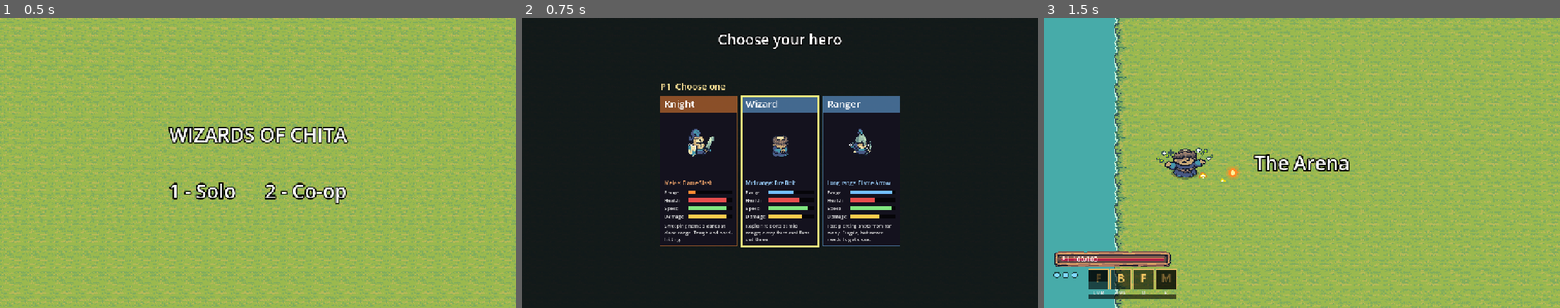
Above: before the commit, frames 1-3 (left to right).
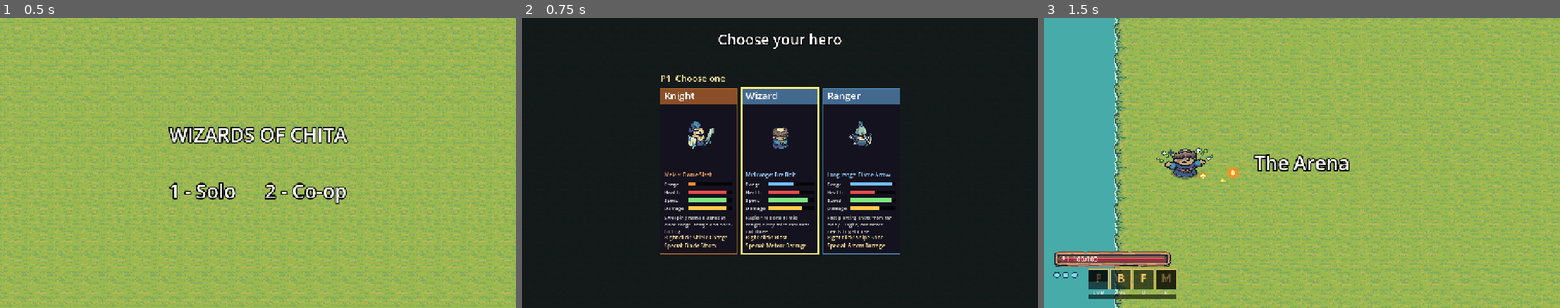
Above: after the commit, the same moments.

Repository: tintin117/Chita2D
Game: Godot game, scene res://scenes/main.tscn
Same seed, same stepped clock (60 frames per second), same inputs: the game is played once before the commit and once after it.
Inputs (mouse positions are in pixels of both pictures, inside the frame that each line leads up to):
- Up to frame 1 (0.5 s): no input
- Up to frame 2 (0.75 s): tap Enter (ui_accept) at 0.5 s; move the mouse to (893, 148) at 0.52 s; tap 1 at 0.6 s; click (893, 148) at 0.67 s
- Up to frame 3 (1.5 s): tap Enter (ui_accept) at 0.77, 1.07, 1.25 s; drag from (1198, 177) to (1276, 221) at 1.27 s

Frame 1 is identical in both runs. In frame 2, 7.5% of the frame differs, in the area x 26-74%, y 19-82%; in frame 3, nothing differs.

Commit message:
Add Knight and Ranger right-click and special skills
- Knight: Shield Charge (rush forward, shove enemies, brief
  invulnerability) and Blade Storm (spinning blades around you for
  1.5s while you keep moving).
- Ranger: Snipe Shot (heavy arrow piercing everything in a long line)
  and Arrow Barrage (1.6s of rapid arrows that follow your aim).
- Wizard keeps Blast and Meteor Barrage; Fire Wave (Q) stays shared.
- Hero gains rmb_skill / special_skill and make_kit(); hero-select
  cards list each hero's skills.
- Enemy.take_damage and Projectile get a silent mode for rapid-hit
  skills so constant hit-stop does not slow the game.

Co-Authored-By: Claude Sonnet 5.5 <noreply@anthropic.com>

Diff:
--- a/scenes/enemy/enemy.gd
+++ b/scenes/enemy/enemy.gd
@@ -211,18 +211,20 @@
 		draw_rect(Rect2(-20, bar_y, 40, 5), Color.BLACK)
 		draw_rect(Rect2(-19, bar_y + 1, 38.0 * hp / max_hp, 3), Color(0.9, 0.2, 0.2))
 
-func take_damage(amount: int, from_pos: Vector2) -> void:
+## silent = rapid multi-hit sources (Blade Storm, Arrow Barrage): no flinch knockback, shake or hit-stop,
+## otherwise the constant hit-stop slows the whole game to a crawl.
+func take_damage(amount: int, from_pos: Vector2, silent := false) -> void:
 	if hp <= 0:
 		return
 	hp -= amount
-	if _state != "charge" and kind != "boss":
+	if not silent and _state != "charge" and kind != "boss":
 		knock = (global_position - from_pos).normalized() * 260.0
 	_spawn_number(amount)
 	if _state != "windup":
 		_sprite.modulate = Color(2, 2, 2)
 		create_tween().tween_property(_sprite, "modulate", Color.WHITE, 0.12)
 	var cam := get_tree().get_first_node_in_group("camera") as GameCamera
-	if cam:
+	if cam and not silent:
 		cam.shake(0.15)
 		cam.hit_stop(0.04)
 	queue_redraw()
--- a/scenes/player/player.gd
+++ b/scenes/player/player.gd
@@ -56,7 +56,7 @@
 	speed = hero.speed
 	hp = max_hp
 	if spells.is_empty():
-		spells = [hero.make_basic(), Blast.new(), FireWave.new(), MeteorBarrage.new()]
+		spells = hero.make_kit()
 	var shape := CollisionShape2D.new()
 	var circle := CircleShape2D.new()
 	circle.radius = 14.0
--- a/scenes/ui/hero_select.gd
+++ b/scenes/ui/hero_select.gd
@@ -3,7 +3,7 @@
 
 signal finished(heroes: Array)
 
-const CARD := Vector2(190, 372)
+const CARD := Vector2(190, 412)
 const GAP := 12.0
 const INPUT_DELAY := 0.4
 const COLORS := ["Blue", "Yellow"]
@@ -91,6 +91,9 @@
 			_stat(r.position + Vector2(10, 272), "Speed", h.speed / 300.0, Color(0.5, 0.9, 0.5))
 			_stat(r.position + Vector2(10, 292), "Damage", h.basic_damage / 14.0, Color(1.0, 0.8, 0.3))
 			draw_multiline_string(font, r.position + Vector2(10, 326), h.description, HORIZONTAL_ALIGNMENT_LEFT, r.size.x - 20, 12, 3, Color(0.85, 0.85, 0.85))
+			var kit := h.make_kit()
+			draw_string(font, r.position + Vector2(10, 376), "Right click: " + kit[1].display_name, HORIZONTAL_ALIGNMENT_LEFT, r.size.x - 20, 13, Color(1, 0.9, 0.6))
+			draw_string(font, r.position + Vector2(10, 396), "Special: " + kit[3].display_name, HORIZONTAL_ALIGNMENT_LEFT, r.size.x - 20, 13, Color(1, 0.9, 0.6))
 			draw_rect(r, Color(1, 0.95, 0.5) if sel else Color(accent, 0.6), false, 5.0 if sel else 2.0)
 
 	func _stat(pos: Vector2, label: String, frac: float, col: Color) -> void:
--- a/scripts/hero.gd
+++ b/scripts/hero.gd
@@ -21,6 +21,8 @@
 @export var bolt_pierce := 0
 @export var finisher_spread := 1           ## extra bolt pairs on the 3rd cast (1 = 3 bolts)
 @export var finisher_mult := 1.0           ## damage multiplier on the 3rd cast
+@export var rmb_skill := "blast"           ## right click: blast | shield_charge | snipe_shot
+@export var special_skill := "meteor_barrage"   ## signature: meteor_barrage | blade_storm | arrow_barrage
 
 static var _all: Array[Hero] = []
 
@@ -29,13 +31,15 @@
 		_all = [
 			_make({"id": "knight", "display_name": "Knight", "unit": "Warrior", "attack_type": "melee", "attack_range": 115.0,
 				"description": "Sweeping flame slashes at close range. Tough and hard-hitting.", "basic_name": "Flame Slash",
-				"basic_damage": 12, "max_hp": 130, "speed": 255.0, "finisher_mult": 1.8}),
+				"basic_damage": 12, "max_hp": 130, "speed": 255.0, "finisher_mult": 1.8,
+				"rmb_skill": "shield_charge", "special_skill": "blade_storm"}),
 			_make({"id": "wizard", "display_name": "Wizard", "unit": "Monk", "attack_type": "ranged", "attack_range": 380.0,
 				"description": "Rapid fire bolts at mid range; every third cast fans out three.", "basic_name": "Fire Bolt",
 				"basic_damage": 10, "max_hp": 100, "speed": 260.0, "bolt_speed": 640.0, "finisher_spread": 1}),
 			_make({"id": "ranger", "display_name": "Ranger", "unit": "Archer", "attack_type": "ranged", "attack_range": 650.0,
 				"description": "Fast piercing shots from far away. Fragile, but never needs to get close.", "basic_name": "Flame Arrow",
-				"basic_damage": 9, "max_hp": 80, "speed": 275.0, "bolt_speed": 900.0, "bolt_pierce": 1, "finisher_spread": 0, "finisher_mult": 2.2}),
+				"basic_damage": 9, "max_hp": 80, "speed": 275.0, "bolt_speed": 900.0, "bolt_pierce": 1, "finisher_spread": 0, "finisher_mult": 2.2,
+				"rmb_skill": "snipe_shot", "special_skill": "arrow_barrage"}),
 		]
 	return _all
 
@@ -71,6 +75,19 @@
 		s.finisher_spread = finisher_spread
 	return s
 
+static func make_skill(skill_id: String) -> Spell:
+	match skill_id:
+		"shield_charge": return ShieldCharge.new()
+		"blade_storm": return BladeStorm.new()
+		"snipe_shot": return SnipeShot.new()
+		"arrow_barrage": return ArrowBarrage.new()
+		"meteor_barrage": return MeteorBarrage.new()
+	return Blast.new()
+
+## Slot order: basic (LMB), right click, Q, special (R). Fire Wave (Q) is shared for now.
+func make_kit() -> Array[Spell]:
+	return [make_basic(), make_skill(rmb_skill), FireWave.new(), make_skill(special_skill)]
+
 func frames(color: String) -> SpriteFrames:
 	var d := UNIT_PATH % [color, unit]
 	match unit:
--- a/scripts/projectile.gd
+++ b/scripts/projectile.gd
@@ -11,6 +11,7 @@
 var radius := 10.0
 var from_player := true
 var source: Node
+var silent := false          ## rapid-fire hits: no knockback / shake / hit-stop on enemies
 var arrow_tex := ""
 var color := Color(1.0, 0.55, 0.15)
 var _hit: Array[Node] = []
@@ -60,7 +61,10 @@
 		if body in _hit:
 			return
 		_hit.append(body)
-		body.take_damage(damage, global_position)
+		if silent and from_player:
+			body.take_damage(damage, global_position, true)
+		else:
+			body.take_damage(damage, global_position)
 		if source and source.has_method("on_dealt_damage"):
 			source.on_dealt_damage(damage)
 		if pierce > 0:
--- /dev/null
+++ b/spells/arrow_barrage.gd
@@ -0,0 +1,42 @@
+class_name ArrowBarrage extends Spell
+## Ranger signature: ~1.6s of rapid arrows that follow your aim. Arrows pierce one target and never refill the meter.
+
+const DURATION := 1.6
+const INTERVAL := 0.08
+const ARROW := "res://assets/tiny_swords/units/Blue/Archer/Arrow.png"
+
+class Barrage extends Node:
+	var caster: Node2D
+	var dmg := 8
+	var left := DURATION
+	var _next := 0.0
+
+	func _physics_process(delta: float) -> void:
+		left -= delta
+		_next -= delta
+		if not is_instance_valid(caster) or caster.down or left <= 0.0:
+			queue_free()
+			return
+		if _next <= 0.0:
+			_next = INTERVAL
+			var dir: Vector2 = caster.aim_dir.rotated(randf_range(-0.1, 0.1))
+			var p := Projectile.new().setup(caster.global_position + dir * 30.0 + Vector2(0, 8), dir * 1000.0, dmg, true)
+			p.arrow_tex = ARROW
+			p.silent = true
+			p.pierce = 1
+			p.life = 0.8
+			p.radius = 8.0
+			get_tree().current_scene.add_child(p)
+
+func _init() -> void:
+	display_name = "Arrow Barrage"
+	cooldown = 0.5
+	damage = 8
+	charge_cost = 100.0
+
+func cast(caster: Node2D, _aim_dir: Vector2, _aim_pos: Vector2) -> float:
+	var b := Barrage.new()
+	b.caster = caster
+	b.dmg = damage
+	caster.get_tree().current_scene.add_child(b)
+	return cooldown
--- /dev/null
+++ b/spells/blade_storm.gd
@@ -0,0 +1,53 @@
+class_name BladeStorm extends Spell
+## Knight signature: a spinning storm of blades around you for ~1.5s. You keep moving while it chews through enemies.
+
+const DURATION := 1.5
+const TICK := 0.12
+const RADIUS := 135.0
+
+class Spin extends Node2D:
+	var caster: Node2D
+	var dmg := 10
+	var left := DURATION
+	var _next := 0.0
+
+	func _physics_process(delta: float) -> void:
+		left -= delta
+		_next -= delta
+		if not is_instance_valid(caster):
+			queue_free()
+			return
+		if _next <= 0.0:
+			_next = TICK
+			var pos := caster.global_position + Vector2(0, 14)
+			for e: Node2D in get_tree().get_nodes_in_group("enemies"):
+				if e.global_position.distance_to(pos) <= RADIUS + 16.0:
+					e.take_damage(dmg, pos, true)
+					if e.kind != "boss":
+						e.knock += (e.global_position - pos).normalized() * 25.0   # a gentle shove, enemies stay in the storm
+		if left <= 0.0:
+			queue_free()
+		queue_redraw()
+
+	func _draw() -> void:
+		var t := Time.get_ticks_msec() / 1000.0
+		draw_circle(Vector2.ZERO, RADIUS, Color(1.0, 0.45, 0.1, 0.1))
+		for i in 3:
+			var a := t * 12.0 + i * TAU / 3.0
+			draw_arc(Vector2.ZERO, RADIUS, a, a + 1.4, 14, Color(1.0, 0.6, 0.2, 0.9), 6.0)
+		draw_arc(Vector2.ZERO, RADIUS * 0.6, -t * 15.0, -t * 15.0 + 3.2, 14, Color(1, 1, 1, 0.6), 3.0)
+
+func _init() -> void:
+	display_name = "Blade Storm"
+	cooldown = 0.5
+	damage = 10
+	charge_cost = 100.0
+
+func cast(caster: Node2D, _aim_dir: Vector2, _aim_pos: Vector2) -> float:
+	var s := Spin.new()
+	s.caster = caster
+	s.dmg = damage
+	s.position = Vector2(0, 14)
+	s.z_index = 5
+	caster.add_child(s)   # follows the knight; ticks never refill the signature meter
+	return cooldown
--- /dev/null
+++ b/spells/shield_charge.gd
@@ -0,0 +1,46 @@
+class_name ShieldCharge extends Spell
+## Knight right click: rush forward behind the shield, shoving everything in the way. Brief invulnerability.
+
+const TIME := 0.28
+const SPEED := 780.0
+const SHOVE := 650.0
+
+class Rider extends Node:
+	var caster: Node2D
+	var dir := Vector2.RIGHT
+	var dmg := 22
+	var left := TIME
+	var _hit: Array[Node] = []
+
+	func _physics_process(delta: float) -> void:
+		if not is_instance_valid(caster):
+			queue_free()
+			return
+		left -= delta
+		var pos := caster.global_position + Vector2(0, 8)
+		for e: Node2D in get_tree().get_nodes_in_group("enemies"):
+			if e in _hit or e.global_position.distance_to(pos) > 62.0:
+				continue
+			_hit.append(e)
+			e.take_damage(dmg, pos)
+			if e.kind != "boss":
+				e.knock += dir * SHOVE
+			caster.on_dealt_damage(dmg)
+		if left <= 0.0:
+			queue_free()
+
+func _init() -> void:
+	display_name = "Shield Charge"
+	cooldown = 4.0
+	damage = 22
+
+func cast(caster: Node2D, aim_dir: Vector2, _aim_pos: Vector2) -> float:
+	caster.lunge(aim_dir, TIME, SPEED)
+	caster._iframes = maxf(caster._iframes, TIME + 0.1)
+	var r := Rider.new()
+	r.caster = caster
+	r.dir = aim_dir.normalized()
+	r.dmg = damage
+	caster.get_tree().current_scene.add_child(r)
+	SheetFrames.play_once(caster.get_parent(), caster.global_position + Vector2(0, 20), "res://assets/tiny_swords/fx/Dust_01.png", 8, 24.0, 0.9)
+	return cooldown
--- /dev/null
+++ b/spells/snipe_shot.gd
@@ -0,0 +1,19 @@
+class_name SnipeShot extends Spell
+## Ranger right click: one heavy arrow that pierces everything in a long line.
+
+const ARROW := "res://assets/tiny_swords/units/Blue/Archer/Arrow.png"
+const SPEED := 1500.0
+
+func _init() -> void:
+	display_name = "Snipe Shot"
+	cooldown = 3.0
+	damage = 45
+
+func cast(caster: Node2D, aim_dir: Vector2, _aim_pos: Vector2) -> float:
+	var p := Projectile.new().setup(caster.global_position + aim_dir * 30.0 + Vector2(0, 8), aim_dir * SPEED, damage, true, caster)
+	p.arrow_tex = ARROW
+	p.pierce = 99
+	p.life = 0.75
+	p.radius = 12.0
+	caster.get_tree().current_scene.add_child(p)
+	return cooldown
--- a/tests/test_heroes.gd
+++ b/tests/test_heroes.gd
@@ -31,3 +31,20 @@
 	p.max_hp = p.hero.max_hp
 	assert_eq(p.max_hp, 130)
 	assert_eq(Hero.by_id("nobody").id, "wizard", "unknown ids fall back to the Wizard")
+
+func test_each_hero_has_its_own_right_click_and_special() -> void:
+	var seen_rmb := {}
+	var seen_special := {}
+	for h in Hero.all():
+		var kit := h.make_kit()
+		assert_eq(kit.size(), 4)
+		seen_rmb[kit[1].display_name] = true
+		seen_special[kit[3].display_name] = true
+		assert_gt(kit[3].charge_cost, 0.0, h.id + " special spends the signature meter")
+	assert_eq(seen_rmb.size(), 3, "three different right-click skills")
+	assert_eq(seen_special.size(), 3, "three different specials")
+
+func test_wizard_keeps_blast_and_meteor_barrage() -> void:
+	var kit := Hero.by_id("wizard").make_kit()
+	assert_eq(kit[1].display_name, "Blast")
+	assert_eq(kit[3].display_name, "Meteor Barrage")
Not shown, added: spells/arrow_barrage.gd.uid
Not shown, added: spells/blade_storm.gd.uid
Not shown, added: spells/shield_charge.gd.uid
Not shown, added: spells/snipe_shot.gd.uid
